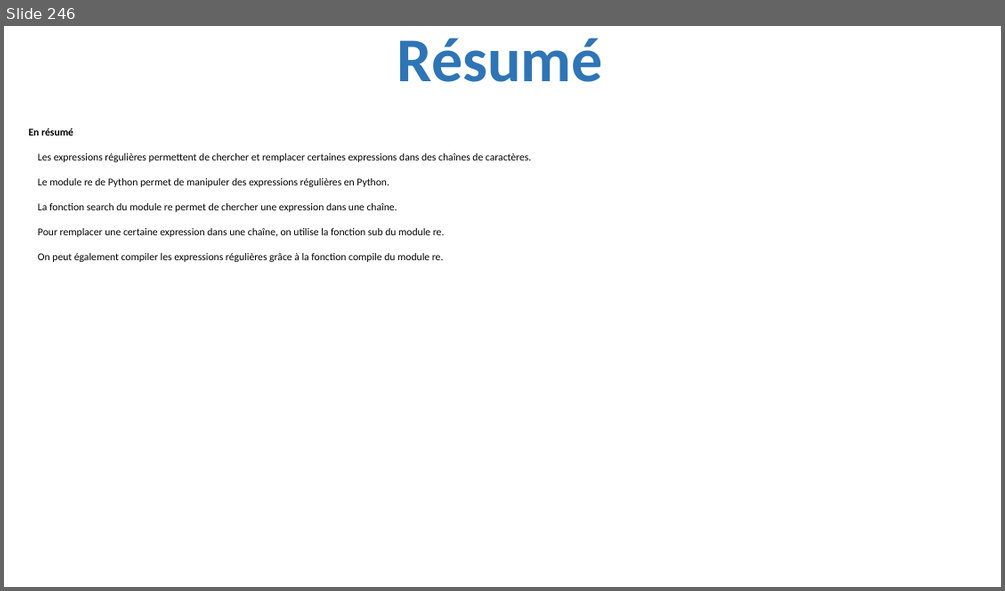
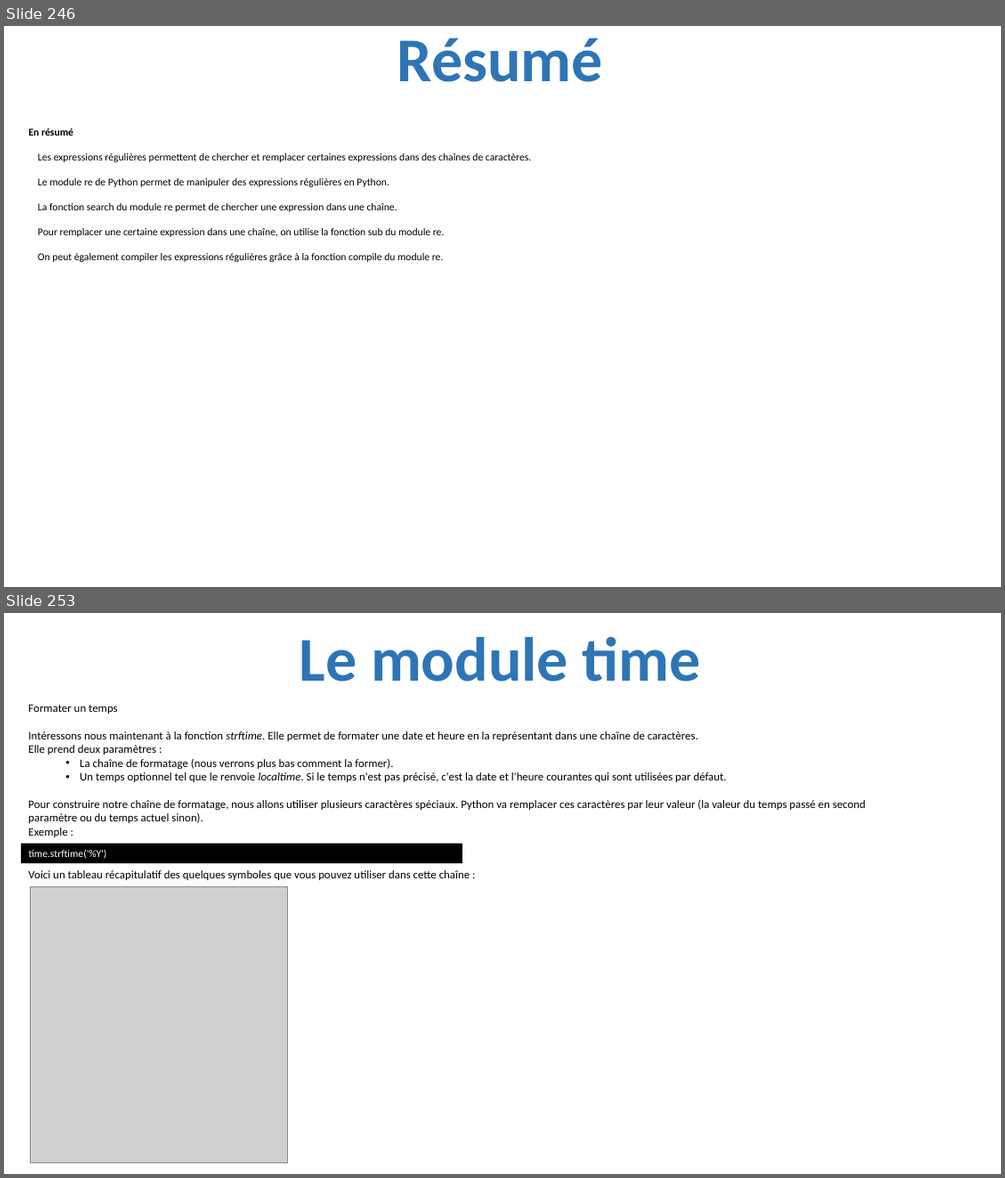
Before and after one commit to julienPalleau/PythonDoc, a slide deck: Python-resume.pptx. Shown one above the other, each under a label of ours: slide 246 before the commit, slides 246 and 253 after it; the slides between them are not shown. The pictures are 1005x591 and 1005x1178 pixels, drawn with LibreOffice and Linux fonts; fonts in the diff are those of the drawing; grey boxes stand for pictures. Boxes give left, top, right and bottom in pixels: in the first picture for what was removed or moved away, otherwise in the second. Text is boxed around its words. In the diff, an @@ line names an element or a change of style, - is before the commit and + after.

Commit message:
Exprimez le temps

```diff
--- a/Python-resume.pptx
+++ b/Python-resume.pptx
@@ slide 253 added at bbox=[4, 613, 1001, 1174], background #FFFFFF @@
@@ title added at bbox=[299, 637, 701, 682], 60 pt, text #2E75B6, bold @@
+Le module time
@@ text added at bbox=[28, 704, 866, 837], 11 pt, text #000000 @@
+Formater un temps
+Intéressons nous maintenant à la fonction strftime. Elle permet de formater une date et heure en la représentant dans une chaîne de caractères.
+Elle prend deux paramètres :
+  • La chaîne de formatage (nous verrons plus bas comment la former).
+  • Un temps optionnel tel que le renvoie localtime. Si le temps n'est pas précisé, c'est la date et l'heure courantes qui sont utilisées par défaut.
+Pour construire notre chaîne de formatage, nous allons utiliser plusieurs caractères spéciaux. Python va remplacer ces caractères par leur valeur (la valeur du temps passé en second paramètre ou du temps actuel sinon).
+Exemple :
@@ rectangle added at bbox=[21, 844, 462, 863], fill #000000, 10 pt, text #FFFFFF @@
+time.strftime('%Y')
@@ text added at bbox=[28, 870, 469, 880], 11 pt, text #000000 @@
+Voici un tableau récapitulatif des quelques symboles que vous pouvez utiliser dans cette chaîne :
@@ picture added at bbox=[30, 886, 288, 1163] @@
```
Also in this commit, not shown: 10 other slides added.
